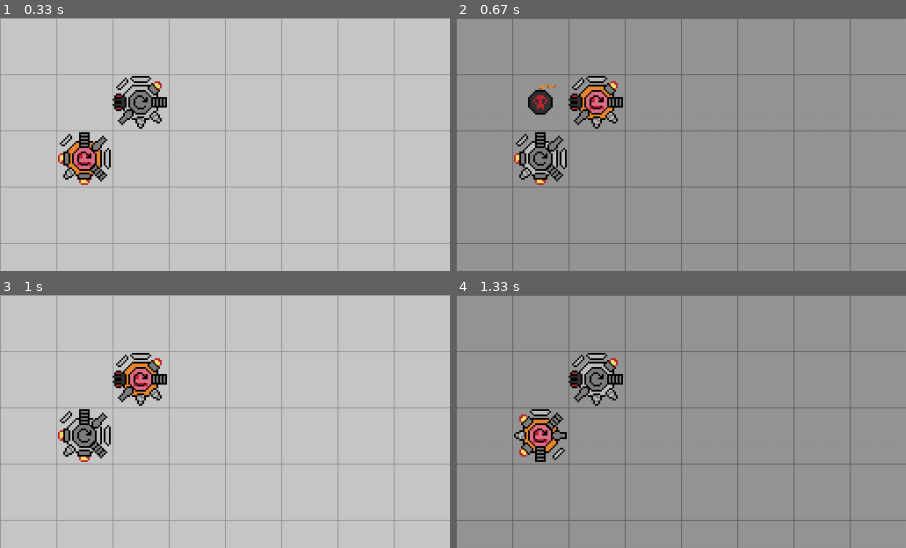
Above: before the commit, frames 1-4 (two rows, left to right).
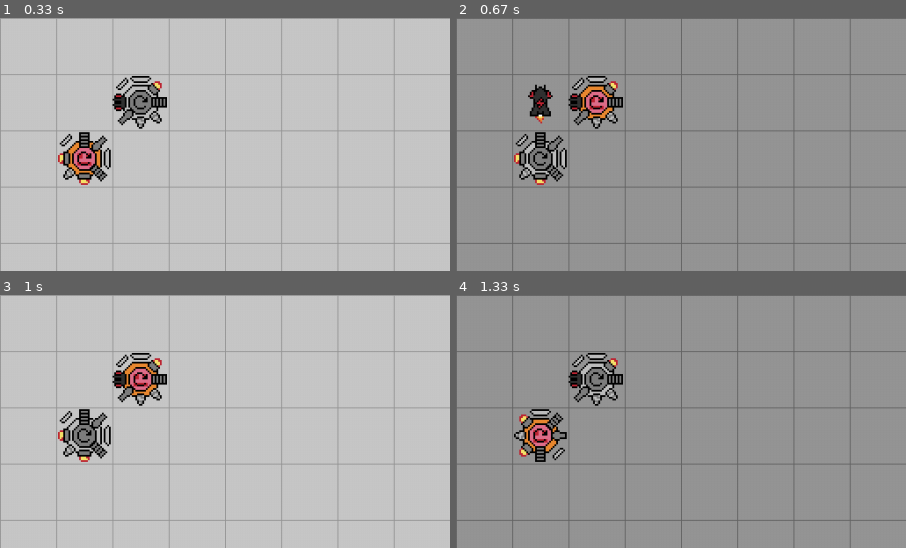
Above: after the commit, the same moments.

Repository: beppep/Octgame
Game: pygame game, started from octogame.py
Two runs of this game, one before a commit and one after it. Both use one fixed random seed, a clock stepped at 60 frames per second and the inputs below.
Inputs:
- Up to frame 1 (0.33 s): no input
- Up to frame 2 (0.67 s): hold A from 0.33 s (still down)
- Up to frame 3 (1 s): release A at 0.87 s; tap Space at 0.9 s
- Up to frame 4 (1.33 s): hold S from 1.23 s (still down)
The pictures show only the part of the screen within x 0-50%, y 0-50%; the shares and areas given below are measured in that part.

Frame 1 is identical in both runs. In frame 2, 0.5% of the frame differs, in the area x 16-23%, y 26-42%; in frame 3, nothing differs; in frame 4, nothing differs.

Commit message:
Add missile art

Diff:
--- a/octogame.py
+++ b/octogame.py
@@ -19,7 +19,7 @@
 
 imageList = addImagesToList(17,1,extrazero=True)
 coreImageList = addImagesToList(7,2)
-projectileImageList = addImagesToList(2,3)
+projectileImageList = addImagesToList(3,3)
 
 
 
@@ -46,7 +46,7 @@
 global projectile
 players = []
 projectiles = []
-projectileTypes = ["bomb","teleport"]
+projectileTypes = ["bomb","teleport","missile"]
 global playerTurn
 global spacePressed
 playerTurn = False
@@ -94,6 +94,14 @@
 
     def explode(self):
         if(self.projectile_type=="bomb"):
+            pygame.draw.rect(gameDisplay,(255,100,120),coord(self.pos.x-1,self.pos.y-1,3,3),0)
+            for i in range(1,8+1):
+                dirV = slotToDir(i)
+                newPos = self.pos + dirV
+                for player in players:
+                    if(player.pos==newPos):
+                        player.hurt(oppositeSlot(dirToSlot(dirV)))
+        if(self.projectile_type=="missile"):
             pygame.draw.rect(gameDisplay,(255,100,120),coord(self.pos.x-1,self.pos.y-1,3,3),0)
             for i in range(1,8+1):
                 dirV = slotToDir(i)
@@ -187,7 +195,7 @@
 
             if (self.layout[slot] == 8): #Missile
                 if(not isInObject(newPos)):
-                    Projectile(newPos,"bomb",1,self.dirV*2)
+                    Projectile(newPos,"missile",2,self.dirV*2)
 
 
         else:
@@ -246,9 +254,9 @@
     keys = pygame.key.get_pressed()
     for i in range(len(controls)):
 
-    	if(keys[controls[i]] and spacePressed):
-    		#print("slot", i)
-    		players[playerTurn].use(i)
+        if(keys[controls[i]] and spacePressed):
+            #print("slot", i)
+            players[playerTurn].use(i)
     if((not spacePressed) and keys[pygame.K_SPACE]):
         spacePressed = True
         for projectile in projectiles:
@@ -264,9 +272,9 @@
     #GRID
     g_color=50*(spacePressed)+100
     for i in range(33):
-    	pygame.draw.line(gameDisplay,(g_color,g_color,g_color),coord(i,0),coord(i,18),1)
-    	if(i<19):
-    		pygame.draw.line(gameDisplay,(g_color,g_color,g_color),coord(0,i),coord(32,i),1)
+        pygame.draw.line(gameDisplay,(g_color,g_color,g_color),coord(i,0),coord(i,18),1)
+        if(i<19):
+            pygame.draw.line(gameDisplay,(g_color,g_color,g_color),coord(0,i),coord(32,i),1)
 
 
     #PLAYERS
Binary file changed: Tiles/Octagame3Tiles_2.png
Binary file added: Tiles/Octagame3Tiles_3.png
Not shown, removed: OctagameTileset1.1.pyxel
Not shown, changed: OctagameTileset3.pyxel
